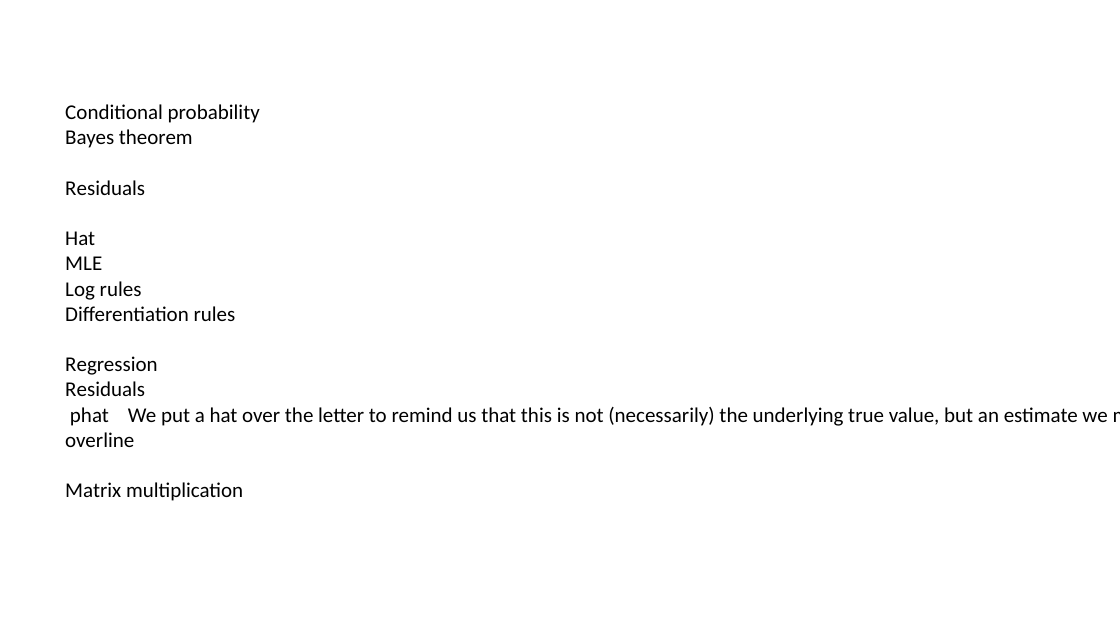
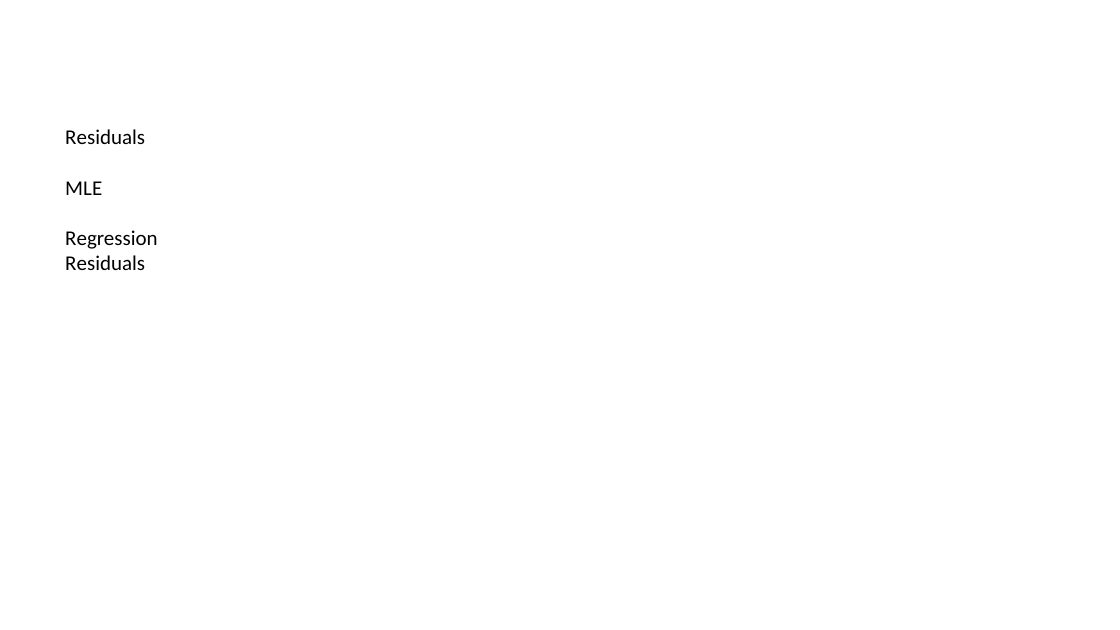
Before and after one commit to jsemple19/modernStats4biol_Holmes, a slide deck: slide 21 of chapter02/Chapter02.pptx (slide 2 before the commit). Drawn at 1120x630 pixels with LibreOffice and Linux fonts; fonts in the diff are those of the drawing. Boxes give left, top, right and bottom in pixels: in the first picture for what was removed or moved away, otherwise in the second. Text is boxed around its words. In the diff, an @@ line names an element or a change of style, - is before the commit and + after.

```diff
--- a/chapter02/Chapter02.pptx
+++ b/chapter02/Chapter02.pptx
@@ text at bbox=[65, 104, 260, 148]: paragraphs removed @@
-Conditional probability
-Bayes theorem
@@ text at bbox=[65, 231, 95, 245]: paragraph removed @@
-Hat
@@ text at bbox=[65, 281, 236, 321]: paragraphs removed @@
-Log rules
-Differentiation rules
@@ text at bbox=[65, 407, 1107, 501]: paragraphs removed @@
-phat We put a hat over the letter to remind us that this is not (necessarily) the underlying true value, but an estimate we make from the data
-overline
-Matrix multiplication
```
Also in this commit, not shown: 1 other slide changed, 10 slides added.
